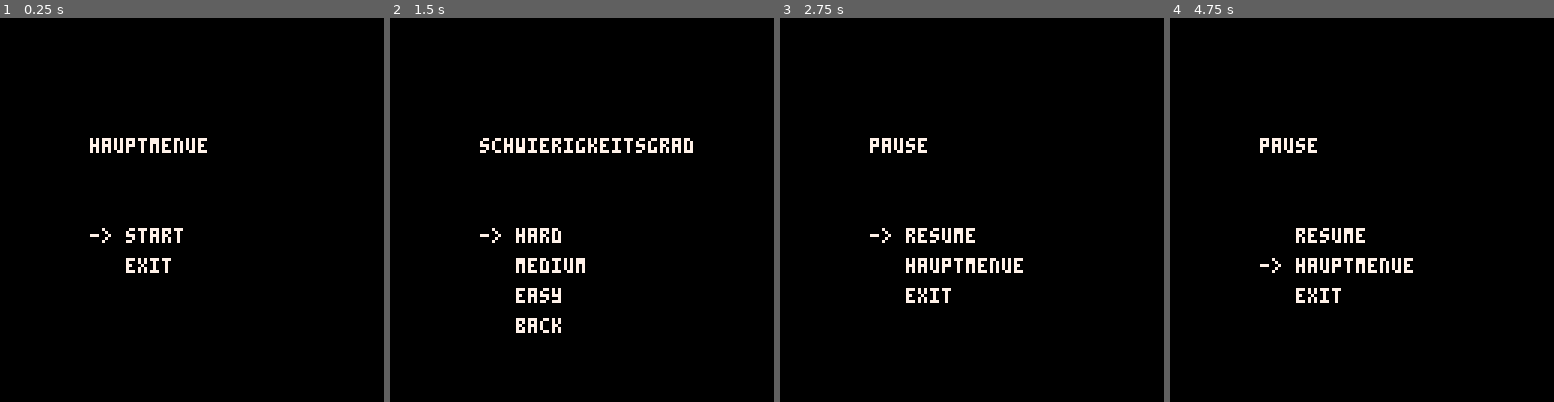
Above: before the commit, frames 1-4 (left to right).
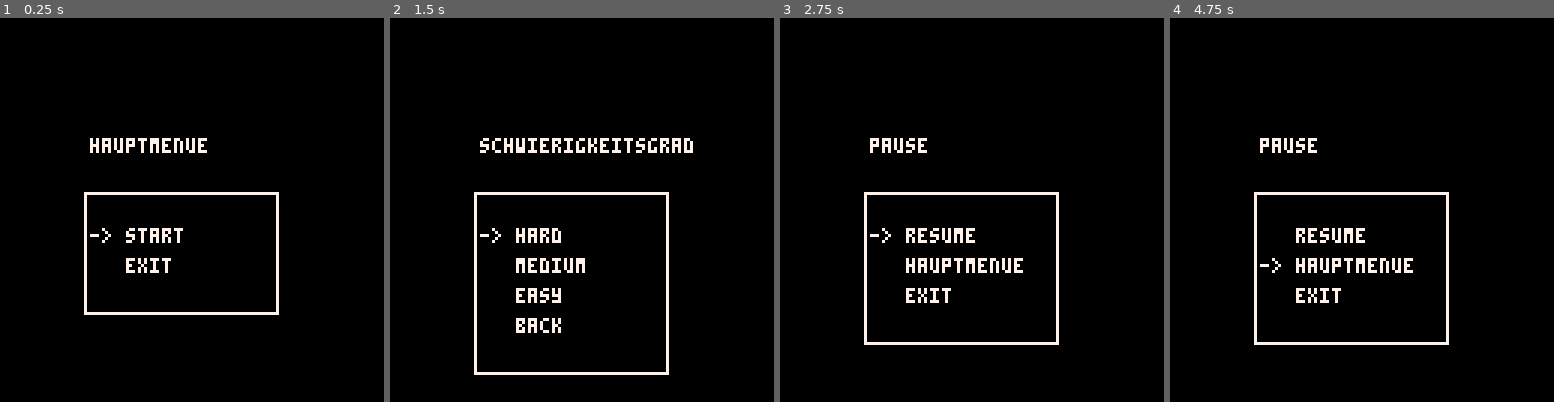
Above: after the commit, the same moments.

Repository: Chrisioo/GDD_Gruppe_1
Game: PICO-8 cartridge abschlussprojekt.p8
Two runs of this game, one before a commit and one after it. Both use one fixed random seed, a clock stepped at 60 frames per second and the inputs below.
Inputs:
- Up to frame 1 (0.25 s): no input
- Up to frame 2 (1.5 s): tap X (X key) at 1.07 s
- Up to frame 3 (2.75 s): hold Left 1.97-2.37 s; tap X (X key) at 2.07, 2.4, 2.73 s; hold Down from 2.42 s (still down)
- Up to frame 4 (4.75 s): release Down at 2.82 s; hold Right 2.87-3.53 s; tap X (X key) every 0.33 s from 3.07 to 4.73 s; hold Up 3.58-4.08 s; hold Right 4.13-4.53 s; hold Down from 4.58 s (still down)

The runs differ from the first frame. In frame 1, 1.3% of the frame differs, in the area x 21-73%, y 45-78%; in frame 2, 1.5%, in the area x 21-73%, y 45-93%; in frame 3, 1.4%; in frame 4, 1.4%.

Commit message:
Kleine Änderungen

Diff:
--- a/abschlussprojekt.p8
+++ b/abschlussprojekt.p8
@@ -97,6 +97,11 @@
 -- Funktion für Menue-Loop
 -- Gibt die Menue-Optionen des uebergebenen Menue-Typs aus und markiert die ausgewaehlte Option
 function menu_loop(menu_type)
+    local x = 28
+    local y = 58
+    local width = 64
+    local height = #menu_type * 10 + 20
+    rect(x, y, x + width, y + height, 7)                -- Zeichne Rechteck um die Menue-Optionen
     for i, option in ipairs(menu_type) do               -- Schleife ueber alle Menue-Optionen
         if i == selected_option then
             print("-> " .. option, 30, 60 + i * 10, 7)  -- Wenn Option ausgewaehlt, dann mit Pfeil ausgeben
@@ -188,15 +193,17 @@
         spr(sprite.sprite_id, sprite.x, sprite.y)       -- Zeichne Pfeil am oberen Bildschirm
     end
 
-    line(0, 16, 128, 16, 7)                             -- Linie am oberen Bildschirmrand, grenzt "UI" von Spielfeld ab
-    line(0, 127, 128, 127, 7)                           -- Linie am unteren Bildschirmrand
-    line(0, 16, 0, 127, 7)                              -- Linie, die die beiden Linien auf der linken Seite verbindet
-    line(127, 16, 127, 127, 7)                          -- Linie, die die beiden Linien auf der rechten Seite verbindet
+    draw_borders()                                      -- Zeichne Abgrenzungslinien
     draw_correct_hits()                                 -- Zeige korrekt getroffene Pfeile oben links
     draw_timer()                                        -- Zeichne Timer oben links
     draw_feedback()                                     -- Zeige Feedback-Nachricht oben rechts
     draw_score()                                        -- Zeige Score oben rechts unter Feedback-Nachricht
     draw_cheerleader()                                  -- Zeichne Cheerleader auf Hitzone-Linie
+end
+
+-- Funktion, die Abgrenzungslinien zeichnet
+function draw_borders()
+    rect(0, 16, 127, 127, 7)                            -- Zeichne Rechteck um das Spielfeld
 end
 
 -- Funktion, die korrekten Treffer anzeigt
